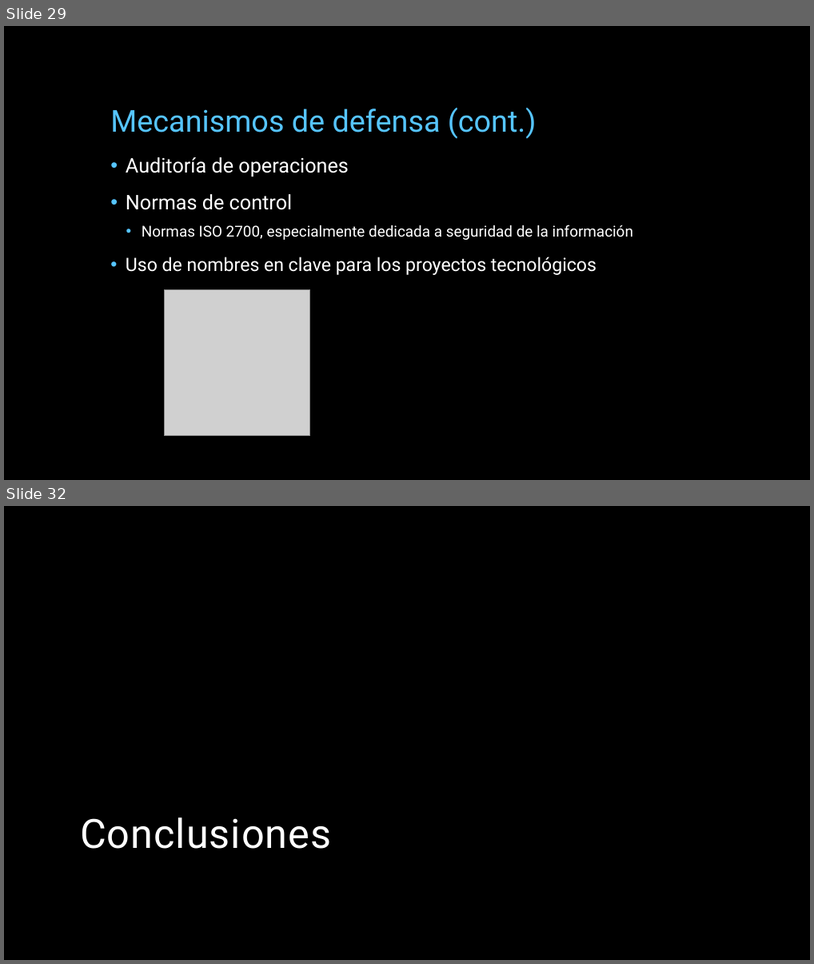
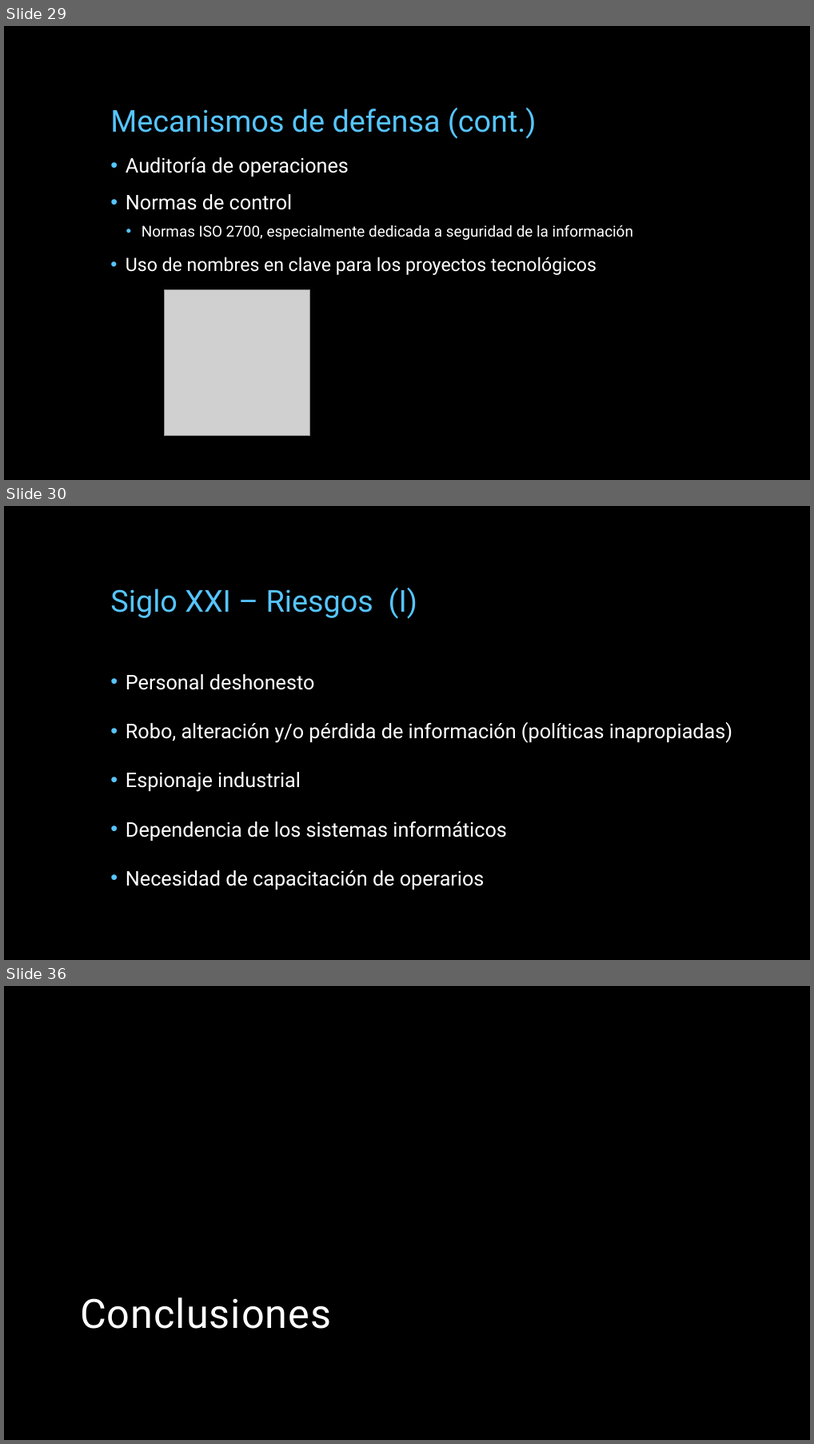
Before and after one commit to miparnisari/implantaciondesistemas, a slide deck: Presentacion/Fuga de Información.pptx. Shown one above the other, each under a label of ours: slides 29 and 32 before the commit, slides 29, 30 and 36 after it; the slides between them are not shown. The pictures are 814x964 and 814x1444 pixels, drawn with LibreOffice and Linux fonts; fonts in the diff are those of the drawing; grey boxes stand for pictures; background and template pictures are left out. Boxes give left, top, right and bottom in pixels: in the first picture for what was removed or moved away, otherwise in the second. Text is boxed around its words. In the diff, an @@ line names an element or a change of style, - is before the commit and + after.

Commit message:
presentacion: xxi riesgos y casos reales

```diff
--- a/Presentacion/Fuga de Información.pptx
+++ b/Presentacion/Fuga de Información.pptx
@@ slide 30 added at (4,506,810,960), background picture (left out) @@
@@ title added at (110,588,418,619), 36 pt, text #56C5FF @@
+Siglo XXI – Riesgos (I)
@@ text added at (126,674,733,889), 24 pt, text #FFFFFF @@
+• Personal deshonesto
+• Robo, alteración y/o pérdida de información (políticas inapropiadas)
+• Espionaje industrial
+• Dependencia de los sistemas informáticos
+• Necesidad de capacitación de operarios
@@ what was slide 32 is now slide 36 @@
```
Also in this commit, not shown: 1 slide changed, 4 other slides added, 1 slide removed.
